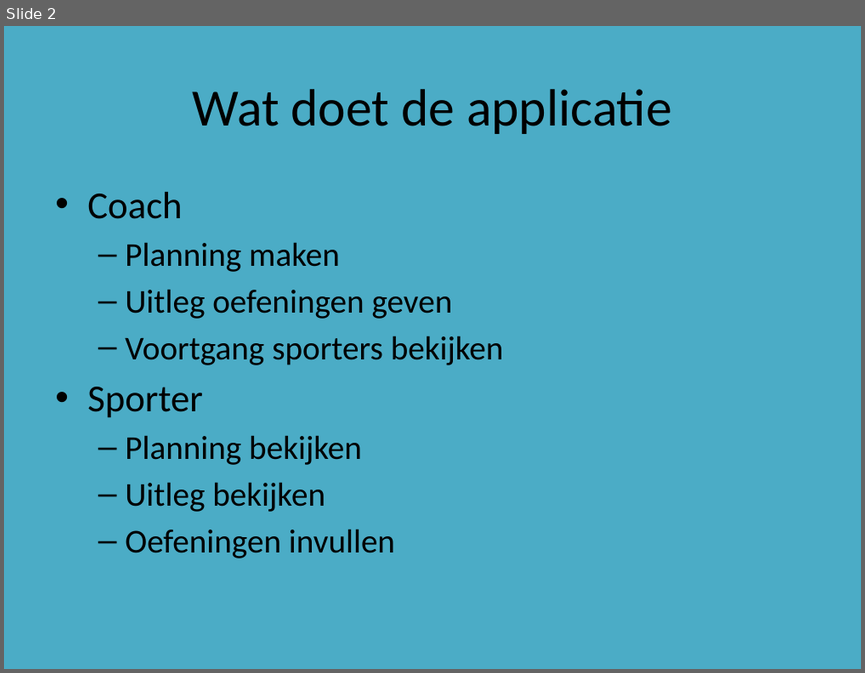
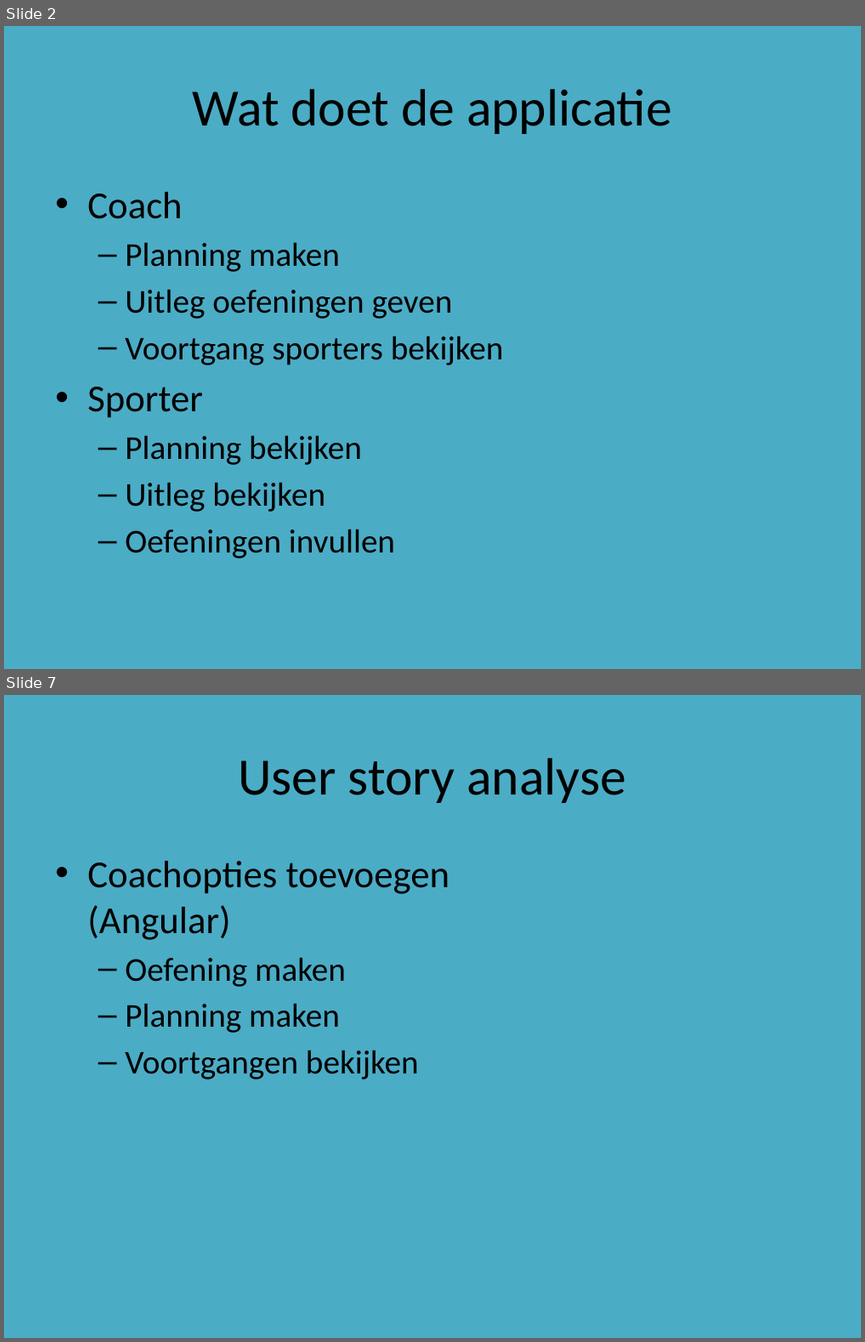
Before and after one commit to DASnoeken/Powerlift_App, a slide deck: Powerlift Powerpoint.pptx. Shown one above the other, each under a label of ours: slide 2 before the commit, slides 2 and 7 after it; the slides between them are not shown. The pictures are 865x673 and 865x1342 pixels, drawn with LibreOffice and Linux fonts; fonts in the diff are those of the drawing. Boxes give left, top, right and bottom in pixels: in the first picture for what was removed or moved away, otherwise in the second. Text is boxed around its words. In the diff, an @@ line names an element or a change of style, - is before the commit and + after.

```diff
--- a/Powerlift Powerpoint.pptx
+++ b/Powerlift Powerpoint.pptx
@@ slide 7 added at (4, 695, 861, 1338), background #4BACC6 @@
@@ title added at (238, 758, 625, 803), 44 pt, text #000000 @@
+User story analyse
@@ text added at (87, 861, 450, 1079), 28 pt, text #000000 @@
+• Coachopties toevoegen (Angular)
+  – Oefening maken
+  – Planning maken
+  – Voortgangen bekijken
```
Also in this commit, not shown: 3 slides changed, 5 other slides added, 2 slides removed.
